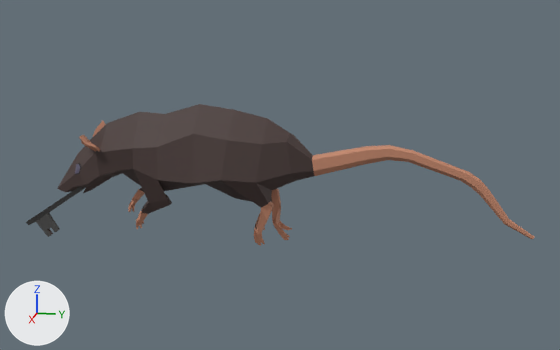
What one commit did to the FBX model The Experiment/Assets/Models/Rats/ratWithKey.fbx.
Before and after are seen from a 50 mm camera at (12.88, 3.75, 4.23) aimed at (-0.07, 1.16, 0.99). Every picture has the same lights, and +X, +Y and +Z are marked at lower left. Where no turn or scale is listed for an object, it has been applied to the vertices.

Objects in the first picture: 'ratwkey.001'.
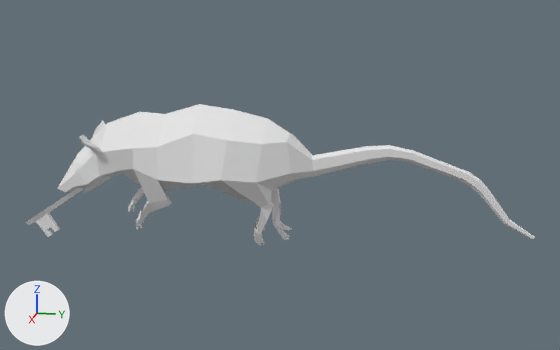
The edits, one by one:
Material 'RatAll' (mat_ratall) is new.
Its base color is (0.8, 0.8, 0.8) (white #e7e7e7).
Its roughness is 0.69.
me_cylinder_001 has 622 vertices, 575 faces and spans x -0.53..0.58, y -4.5..4.77, z -1.82..0.85.
me_cylinder_001 is used by ob_ratwkey_001; location (0.0, 0.71, 1.36).
me_cylinder_001 no longer uses material mat_black (black #131313).
me_cylinder_001 no longer uses material mat_eyes (dark blue #5f5b72).
me_cylinder_001 part 1: all 123 faces that had it switch from mat_rat_fur (brown #473835) to mat_ratall (white #e7e7e7).
me_cylinder_001 part 2: all 393 faces that had it switch from mat_rat_skin (orange #c2866a) to mat_ratall (white #e7e7e7).
me_cylinder_001 part 3: all 34 faces that had it switch from mat_key (dark grey #494948) to mat_ratall (white #e7e7e7).

Pixel boxes (x1, y1, x2, y2) of what changed, in the pictures (560 x 350 px):
part 1 of me_cylinder_001, recoloured: (47, 104, 315, 235) in both
part 2 of me_cylinder_001, recoloured (brown to grey): (79, 121, 534, 246) in both
part 3 of me_cylinder_001, recoloured (black to grey): (26, 187, 85, 237) in both
